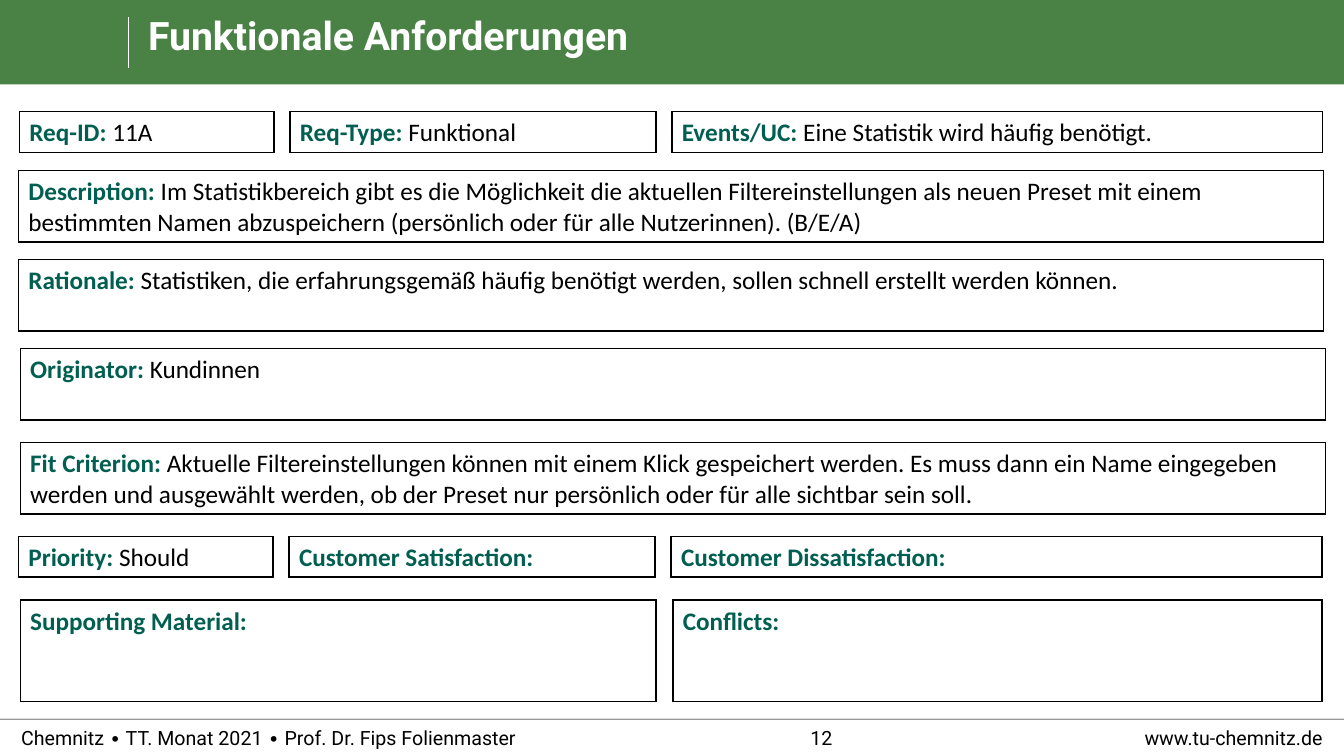
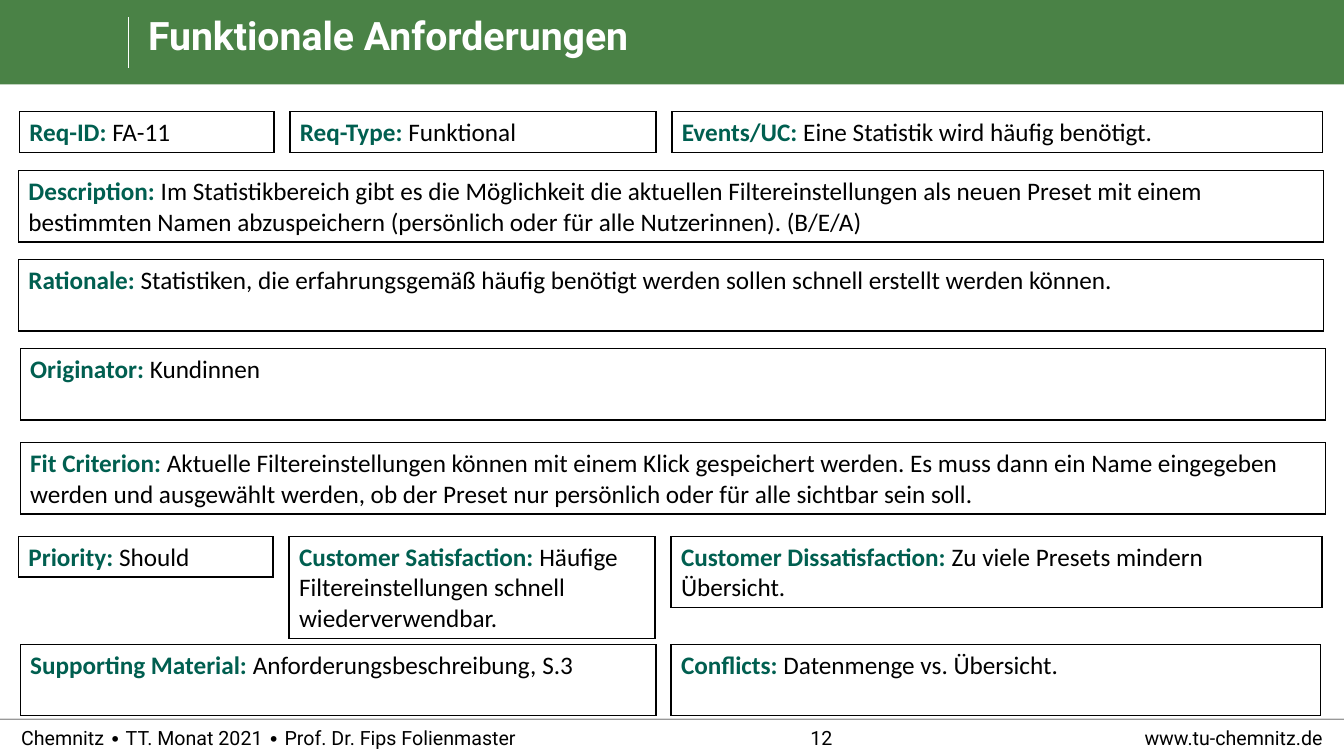
Before and after one commit to RealBiggerBo/Softwaretechnik, a slide deck: slide 12 of SnowCards_Requirements.pptx. Drawn at 1344x756 pixels with LibreOffice and Linux fonts; fonts in the diff are those of the drawing; background and template pictures are left out. Boxes give left, top, right and bottom in pixels: in the first picture for what was removed or moved away, otherwise in the second. Text is boxed around its words. In the diff, an @@ line names an element or a change of style, - is before the commit and + after.

```diff
--- a/SnowCards_Requirements.pptx
+++ b/SnowCards_Requirements.pptx
@@ text in rectangle at (29, 124, 170, 145): text changed @@
-Req-ID: 11A
+Req-ID: FA-11
@@ text in rectangle at (28, 271, 1111, 294): text changed @@
-Rationale: Statistiken, die erfahrungsgemäß häufig benötigt werden, sollen schnell erstellt werden können.
+Rationale: Statistiken, die erfahrungsgemäß häufig benötigt werden sollen schnell erstellt werden können.
@@ rectangle "Customer Satisfaction: Häufige Filtereinstellungen schnell ...": place and size @@
-rectangle "Customer Satisfaction: Häufige Filtereinstellungen schnell ..." at (289, 536, 655, 577)
+rectangle "Customer Satisfaction: Häufige Filtereinstellungen schnell ..." at (289, 536, 655, 638)
@@ rectangle "Customer Dissatisfaction: Zu viele Presets ...": place and size @@
-rectangle "Customer Dissatisfaction: Zu viele Presets ..." at (671, 536, 1323, 577)
+rectangle "Customer Dissatisfaction: Zu viele Presets ..." at (671, 536, 1323, 608)
@@ text in rectangle at (299, 548, 617, 627): text changed; text colour #005F50 to #000000; bold off @@
-Customer Satisfaction:
+Customer Satisfaction: Häufige Filtereinstellungen schnell wiederverwendbar.
@@ text in rectangle at (681, 548, 1203, 596): text changed; text colour #005F50 to #000000; bold off @@
-Customer Dissatisfaction:
+Customer Dissatisfaction: Zu viele Presets mindern Übersicht.
@@ rectangle "Supporting Material: Anforderungsbeschreibung, S.3": place and size @@
-rectangle "Supporting Material: Anforderungsbeschreibung, S.3" at (20, 600, 656, 702)
+rectangle "Supporting Material: Anforderungsbeschreibung, S.3" at (20, 644, 656, 716)
@@ text in rectangle at (30, 656, 573, 679): text changed; text colour #005F50 to #000000; bold off @@
-Supporting Material:
+Supporting Material: Anforderungsbeschreibung, S.3
@@ rectangle "Conflicts: Datenmenge vs. Übersicht.": place and size @@
-rectangle "Conflicts: Datenmenge vs. Übersicht." at (674, 600, 1323, 702)
+rectangle "Conflicts: Datenmenge vs. Übersicht." at (671, 644, 1321, 716)
@@ text in rectangle at (681, 654, 1058, 679): text changed; text colour #005F50 to #000000; bold off @@
-Conflicts:
+Conflicts: Datenmenge vs. Übersicht.
```
Also in this commit, not shown: 27 other slides changed.
